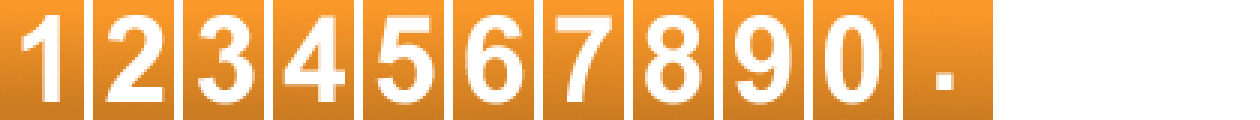
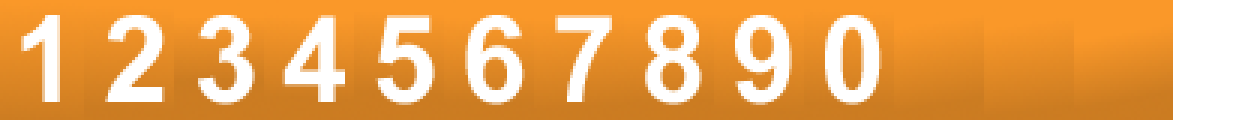
Layer changes from the first 1260 x 120 image to the second:
hid ".-," over [936, 48, 1134, 111]
showed "Shape 2 copy 12", painted on it over [1074, 0, 1173, 120]
showed "Shape 2 copy 11", painted on it over [984, 0, 1083, 120]
painted on "Shape 2 copy 10" over [894, 0, 993, 120]
painted on "Shape 2 copy 9" over [804, 0, 903, 120]
painted on "Shape 2 copy 8" over [714, 0, 813, 120]
painted on "Shape 2 copy 7" over [624, 0, 723, 120]
painted on "Shape 2 copy 6" over [534, 0, 633, 120]
painted on "Shape 2 copy 5" over [444, 0, 543, 120]
painted on "Shape 2 copy 4" over [354, 0, 453, 120]
painted on "Shape 2 copy 3" over [264, 0, 363, 120]
painted on "Shape 2 copy 2" over [174, 0, 273, 120]
painted on "Shape 2 copy" over [84, 0, 183, 120]
painted on "Shape 2" over [0, 3, 93, 120]
